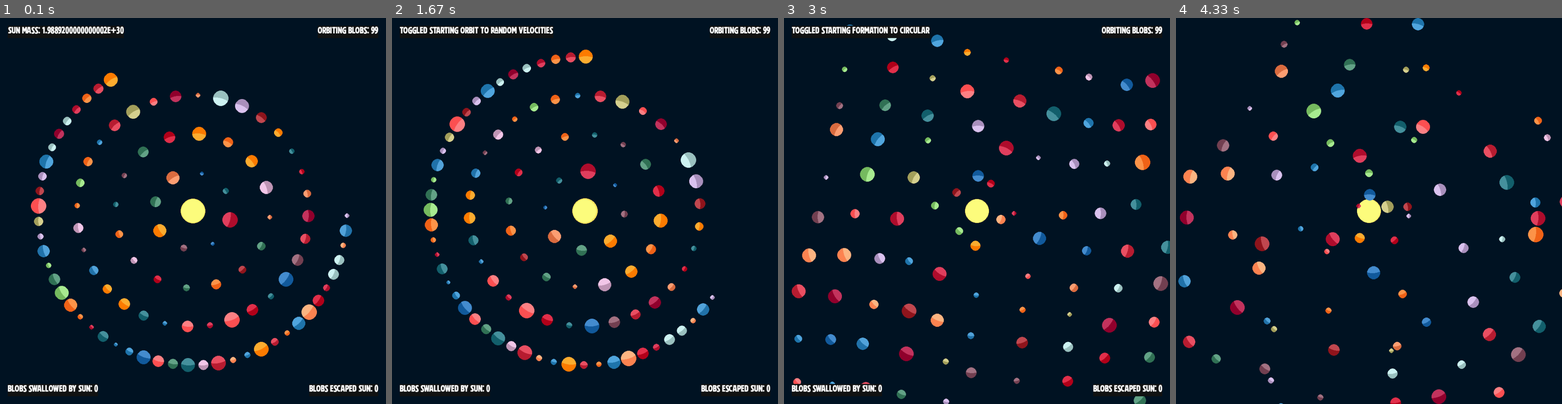
Above: before the commit, frames 1-4 (left to right).
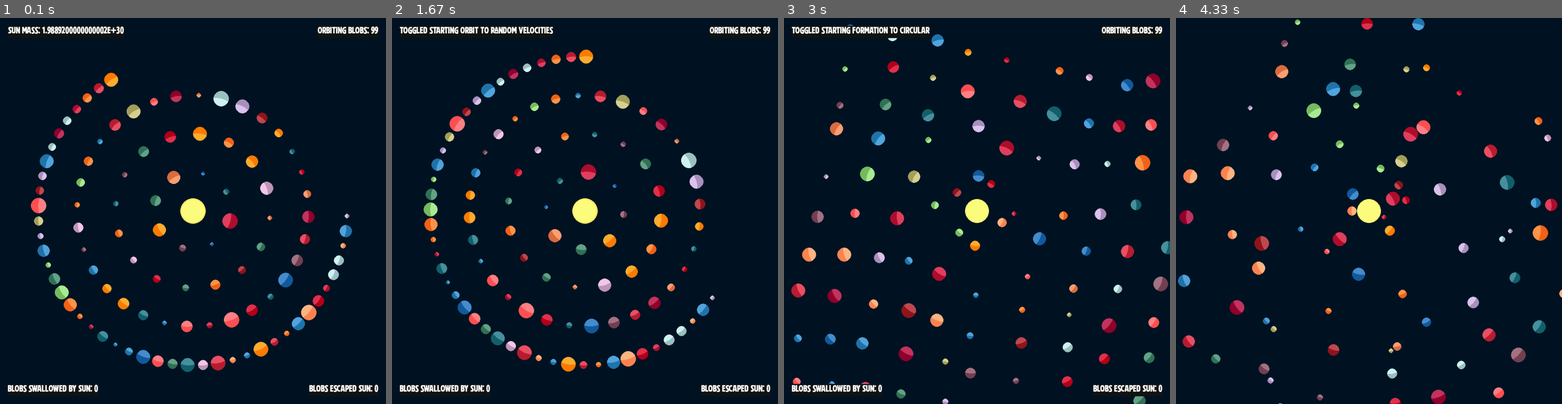
Above: after the commit, the same moments.

Repository: jmottster/newton
Game: pygame game, started from main.py
Same seed, same stepped clock (60 frames per second), same inputs: the game is played once before the commit and once after it.
Inputs:
- Up to frame 1 (0.1 s): no input
- Up to frame 2 (1.67 s): hold D 0.33-0.8 s; hold W 0.83-1.3 s; hold D from 1.33 s (still down)
- Up to frame 3 (3 s): release D at 1.8 s; hold A 1.83-2.37 s; hold S 2.4-2.87 s; hold A from 2.9 s (still down)
- Up to frame 4 (4.33 s): release A at 3.37 s; hold W 3.4-3.87 s; hold D from 3.9 s (still down)

The runs differ from the first frame. In frame 1, 1.4% of the frame differs, in the area x 8-92%, y 14-92%; in frame 2, 1.2%; in frame 3, 1.3%; in frame 4, 2.8%, in the area x 0-100%, y 0-100%.

Commit message:
Small tweaks, updated README.

Diff:
--- a/globals.py
+++ b/globals.py
@@ -23,8 +23,8 @@
 AU = 149.6e6 * 1000  # 1 Astronomical Unit
 SCALE_FACTOR = 500  # Number of pixles to equal 1 AU
 SCALE = SCALE_FACTOR / AU  # 1 AU = SCALE_FACTOR pixels
-FRAME_RATE = 60  # there are FRAME_RATE frames per second
-TIMESCALE = 3600 * 6  # elapsed time per frame, in seconds
+FRAME_RATE = 120  # there are FRAME_RATE frames per second
+TIMESCALE = 3600 * 3  # elapsed time per frame, in seconds
 SCREEN_SIZE = 1000  # Height and width of screen (square is best for orbits)
 SCALED_SCREEN_SIZE = (SCREEN_SIZE / SCALE_FACTOR) * AU  # Real height and width in AU
 BACKGROUND_COLOR = (0, 21, 36)  # screen background color
--- a/main.py
+++ b/main.py
@@ -26,7 +26,7 @@
 
 # Set up the window, frame rate clock, and fonts
 screen = pygame.display.set_mode([SCREEN_SIZE, SCREEN_SIZE])
-pygame.display.set_caption("Newton's Laws")
+pygame.display.set_caption("Newton's Blobs")
 img = pygame.image.load(resource_path(WINDOW_ICON))
 pygame.display.set_icon(img)
 clock = pygame.time.Clock()
Not shown, changed: README.md
